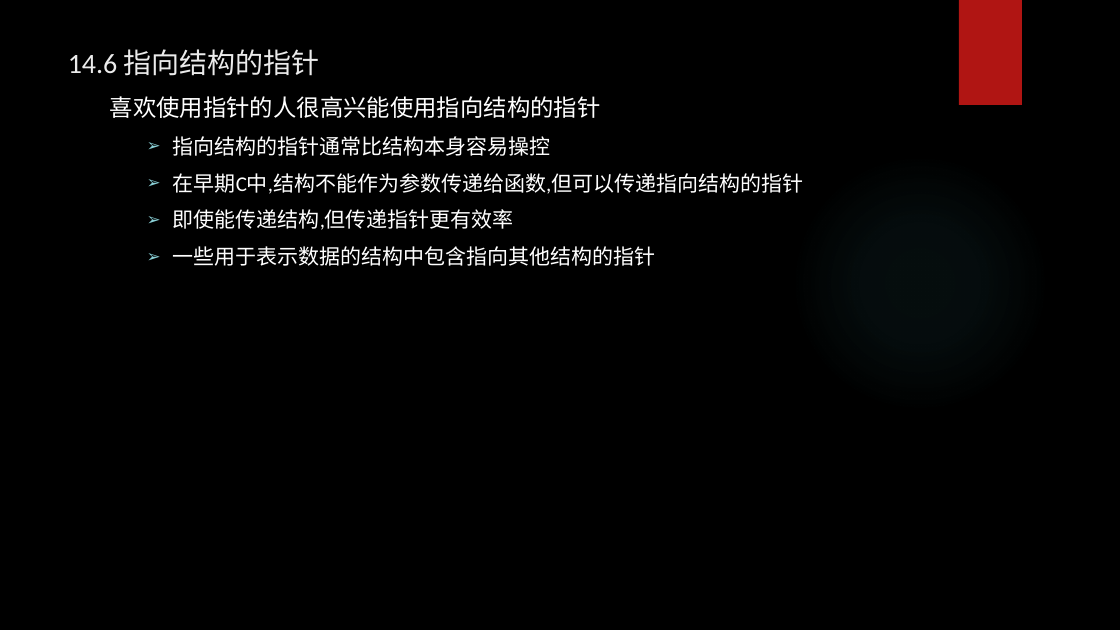
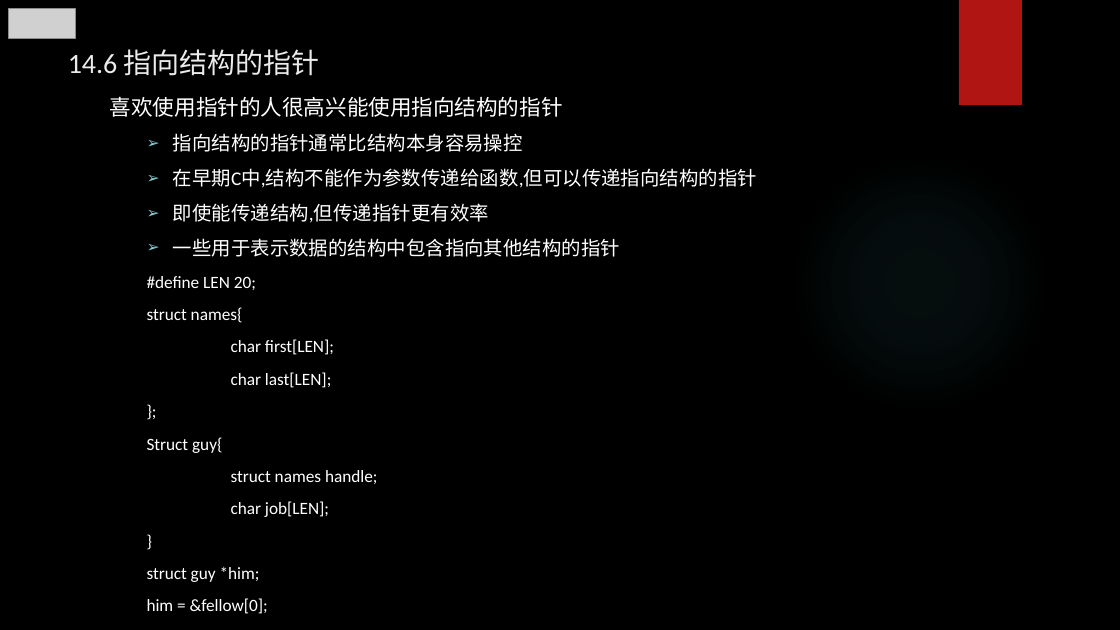
Before and after one commit to tsyin/c_ppt-code, a slide deck: slide 9 of PPT/14 结构和其他数据形式.pptx. Drawn at 1120x630 pixels with LibreOffice and Linux fonts; fonts in the diff are those of the drawing; grey boxes stand for pictures; background and template pictures are left out. Boxes give left, top, right and bottom in pixels: in the first picture for what was removed or moved away, otherwise in the second. Text is boxed around its words. In the diff, an @@ line names an element or a change of style, - is before the commit and + after.

```diff
--- a/PPT/14 结构和其他数据形式.pptx
+++ b/PPT/14 结构和其他数据形式.pptx
@@ picture added at bbox=[8, 8, 76, 39] @@
@@ text at bbox=[110, 97, 757, 257]: size 20 to 18.5 pt in "喜欢使用指针的人很高兴能使用指向结构的指针"; size 18 to 16.6 pt in "指向结构的指针通常比结构本身容易操控", "在早期C中,结构不能作为参数传递给函数,但可以传递指向结构的指针", "即使能传递结构,但传递指针更有效率", "一些用于表示数据的结构中包含指向其他结构的指针" @@
@@ text at bbox=[147, 276, 377, 582]: paragraphs added @@
+  #define LEN 20;
+  struct names{
+  char first[LEN];
+  char last[LEN];
+  };
+  Struct guy{
+  struct names handle;
+  char job[LEN];
+  }
+  struct guy *him;
+  him = &fellow[0];
```
Also in this commit, not shown: 1 slide added, 1 other file.
